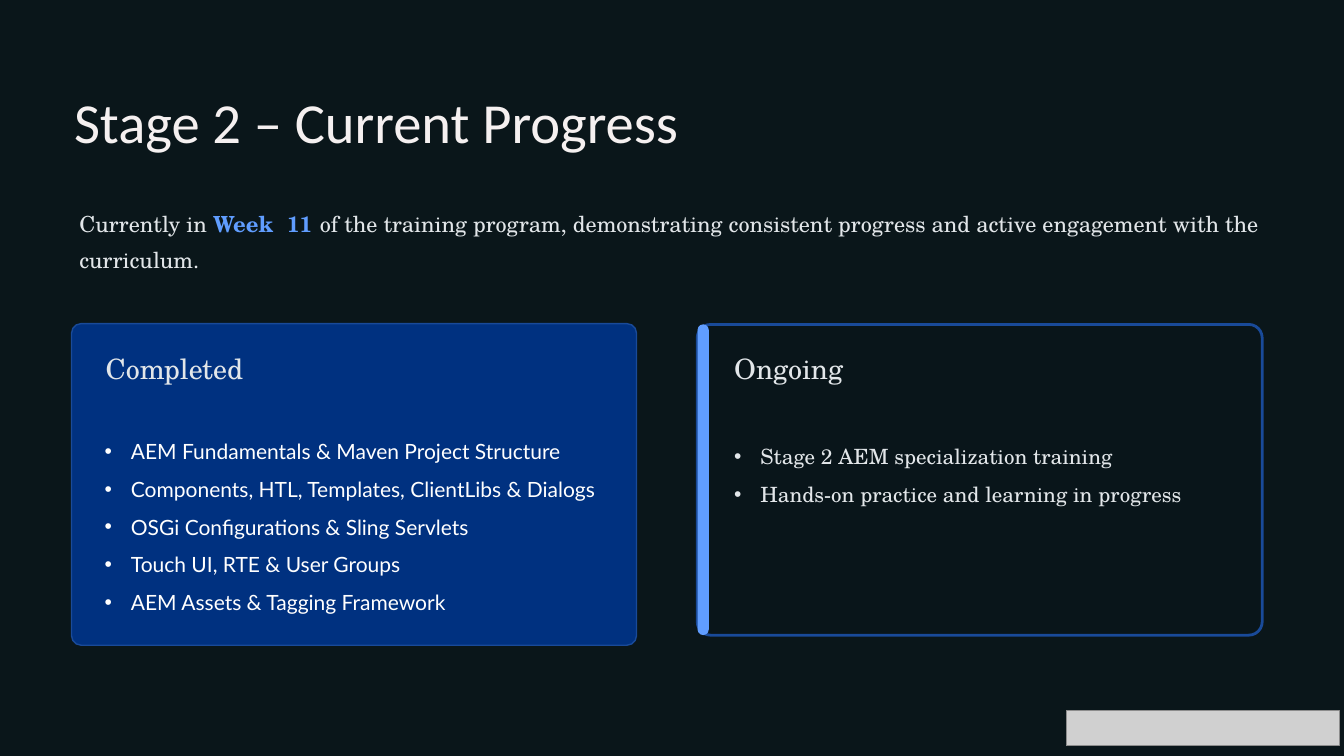
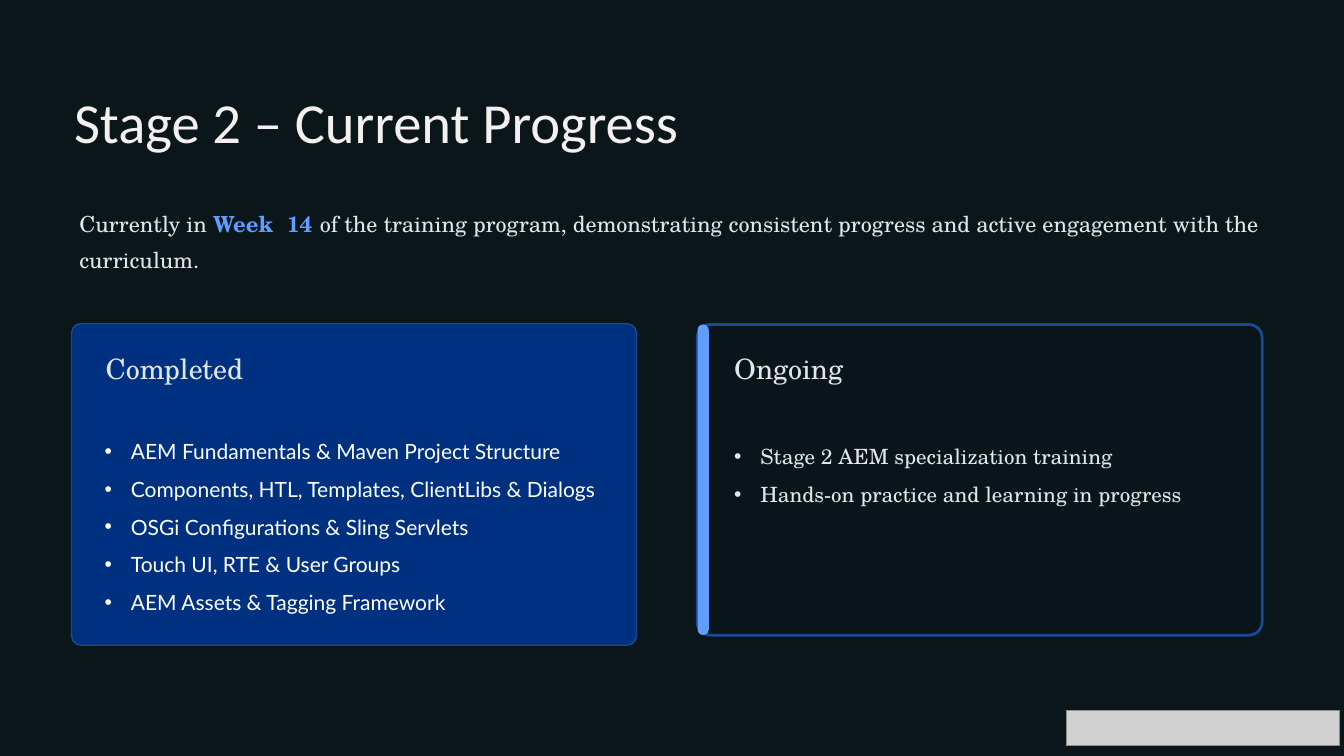
Before and after one commit to KUNALCHOURE/presentation, a slide deck: slide 13 of Second_Progress_Seminar_Updated (1) (1).pptx (slide 9 before the commit). Drawn at 1344x756 pixels with LibreOffice and Linux fonts; fonts in the diff are those of the drawing; grey boxes stand for pictures; background and template pictures are left out; a plain dark background stands for a picture behind light text. Boxes give left, top, right and bottom in pixels: in the first picture for what was removed or moved away, otherwise in the second. Text is boxed around its words. In the diff, an @@ line names an element or a change of style, - is before the commit and + after.

```diff
--- a/Second_Progress_Seminar_Updated (1) (1).pptx
+++ b/Second_Progress_Seminar_Updated (1) (1).pptx
@@ text at box(79, 215, 1258, 269): text changed @@
-Currently in Week 11 of the training program, demonstrating consistent progress and active engagement with the curriculum.
+Currently in Week 14 of the training program, demonstrating consistent progress and active engagement with the curriculum.
```
Also in this commit, not shown: 7 other slides changed, 5 slides added.
